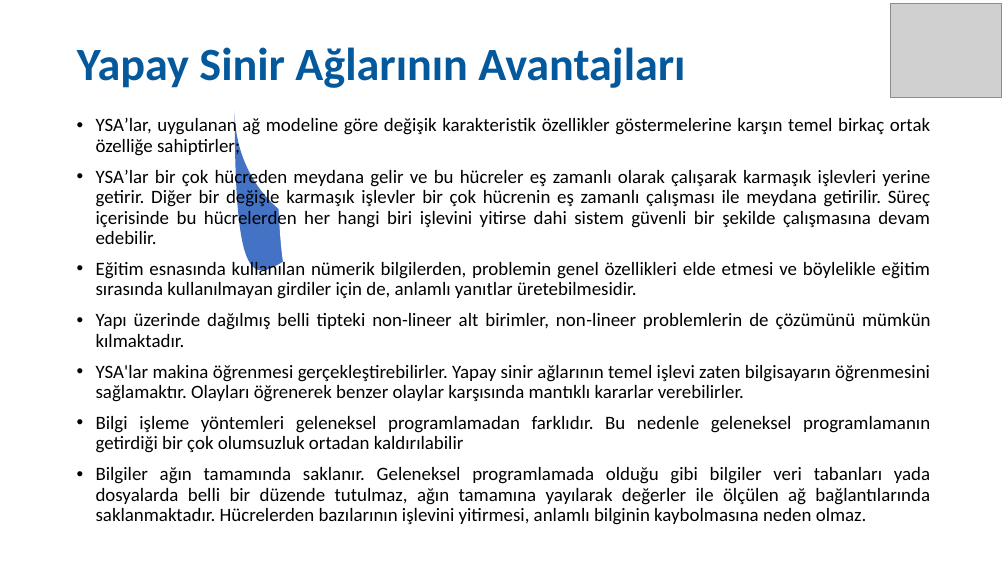
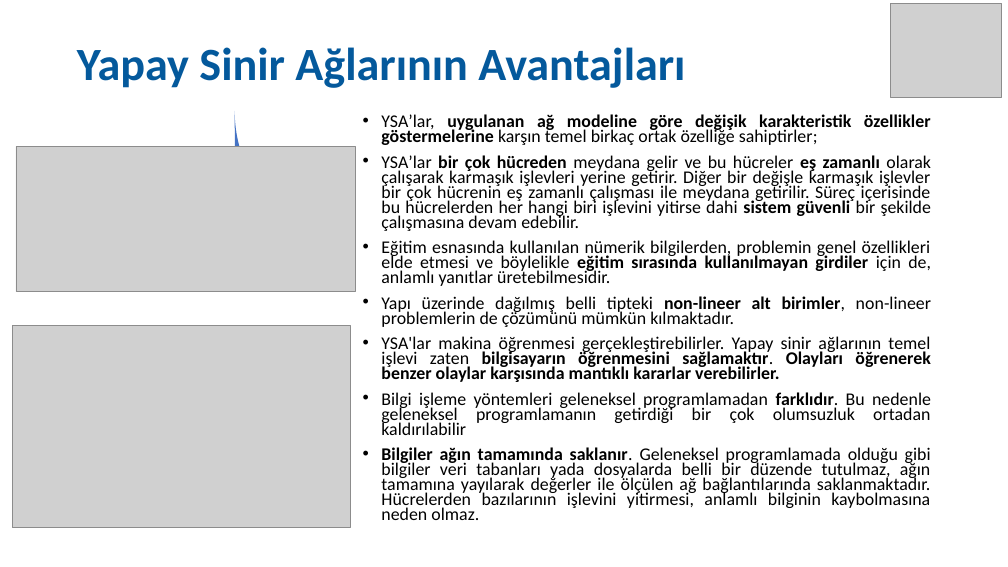
Before and after one commit to SevdanurGENC/Artificial-Neural-Networks-Lecture-Notes, a slide deck: slide 4 of Notes/01. Bolum - Yapay Sinir Aglari.ppt. Drawn at 1008x567 pixels with LibreOffice and Linux fonts; fonts in the diff are those of the drawing; grey boxes stand for pictures. Boxes give left, top, right and bottom in pixels: in the first picture for what was removed or moved away, otherwise in the second. Text is boxed around its words. In the diff, an @@ line names an element or a change of style, - is before the commit and + after.

```diff
--- a/Notes/01. Bolum - Yapay Sinir Aglari.ppt
+++ b/Notes/01. Bolum - Yapay Sinir Aglari.ppt
@@ text "YSA’lar, uygulanan ağ modeline göre ...": place and size @@
-text "YSA’lar, uygulanan ağ modeline göre ..." at [96, 116, 931, 525]
+text "YSA’lar, uygulanan ağ modeline göre ..." at [381, 114, 931, 520]
@@ text "YSA’lar, uygulanan ağ modeline göre ..." at [381, 114, 931, 520]: size 18 to 17 pt; bold on in "uygulanan ağ modeline göre değişik karakteristik özellikler ...", "bir çok hücreden eş zamanlı sistem güvenli", "eğitim sırasında kullanılmayan girdiler", "non-lineer alt birimler," and 3 more places; line spacing 0.9 to 0.7 @@
@@ picture added at [16, 147, 355, 292] @@
@@ picture added at [12, 325, 350, 527] @@
```
Also in this commit, not shown: 20 other slides changed, 1 slide added.
